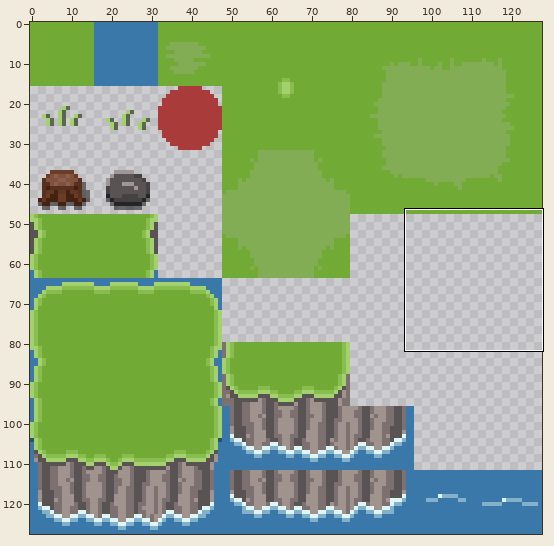
File history of a sprite sheet, Assets/Sprites/tileset.png. The first picture is a wide view before the edit; the outline marks the close-up.
Close-up. Before the edit:
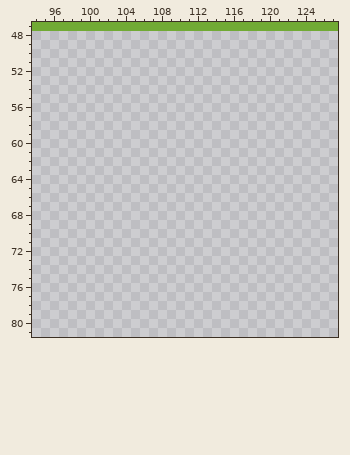
The file is 128x128 pixels. Colours within 5 levels of each other are drawn and written as one. Shown: x 94..127, y 47..81.
Once edited:
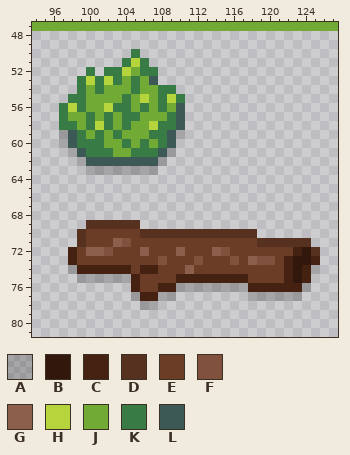
Palette (. is transparent): A #00000032  B #32170c  C #452112  D #573120  E #6b3d27  F #80513d  G #8c5e4c  H #b6d53c  J #71aa34  K #397b44  L #3c5956
Diff:
Colour A is added in row 59 at x 97 and 110; in row 60 at x 97; in row 61 at x 98 and 109; in row 62 at x 99 and 108; in row 63 at x 100 to 107; in row 74 at x 98 and 125.
Colour A is added in row 75 at x 99 to 104; in row 76 at x 110 to 117 and 124; in row 77 at x 105, 108 to 109 and 118 to 123; in row 78 at x 106 to 107.
Colour B is added in row 72 at x 124; in row 73 at x 123 to 124; in rows 74 to 75 at x 123.
Colour C is added in row 72 at x 98 and 123; in row 73 at x 98, 122 and 125; in row 74 at x 99 to 104, 106 to 107, 122 and 124; in row 75 at x 105, 110 to 117, 122 and 124; in row 76 at x 105, 108 to 109 and 118 to 123; in row 77 at x 106 to 107.
Colour D is added in row 69 at x 100 to 105; in row 70 at x 99 and 106 to 118; in row 71 at x 99 and 119 to 124; in row 72 at x 125.
Colour E is added in row 70 at x 100 to 105; in row 71 at x 100 to 102 and 105 to 118; in row 72 at x 99, 103 to 105, 107 to 109, 111 to 113 and 116 to 122; in row 73 at x 99 to 107, 109 to 111, 113 to 115, 117 and 121; in row 74 at x 105, 108 to 110 and 112 to 121; in row 75 at x 106 to 109 and 118 to 121.
Colour E is added in row 76 at x 106 to 107.
Colour F is added in row 71 at x 104; in row 72 at x 102 and 115; in row 73 at x 108, 112, 116 and 119 to 120.
Colour G is added in row 71 at x 103; in row 72 at x 100 to 101, 106, 110 and 114; in row 73 at x 118; in row 74 at x 111.
Colour H is added in row 51 at x 105; in row 52 at x 104; in row 53 at x 100 and 102; in row 55 at x 106 and 109; in row 56 at x 98 and 102; in row 58 at x 101 and 107.
Colour J is added in row 52 at x 105; in row 53 at x 104 and 106; in row 54 at x 100, 102 to 104 and 106 to 107; in row 55 at x 100 to 103, 105 and 107; in row 56 at x 100 to 101, 105, 107 and 109; in row 57 at x 98 to 99, 101, 103 and 106 to 108.
Colour J is added in row 58 at x 99, 103 and 105 to 106; in row 59 at x 100, 102 and 104 to 106; in row 60 at x 102 to 103, 105 and 107; in row 61 at x 103 to 104.
Colour K is added in row 50 at x 105; in row 51 at x 104 and 106; in row 52 at x 100, 102 to 103 and 106 to 107; in row 53 at x 99, 101, 103 and 105; in row 54 at x 99, 101, 105 and 108 to 109; in row 55 at x 98 to 99, 104, 108 and 110.
Colour K is added in row 56 at x 97, 99, 103 to 104, 106 and 108; in row 57 at x 97, 100, 102, 104 to 105 and 109; in row 58 at x 97 to 98, 100, 102, 104 and 108 to 109; in row 59 at x 99, 101, 103 and 107 to 108; in row 60 at x 99 to 101, 104, 106 and 108; in row 61 at x 100 to 102 and 105 to 107.
Colour L is added in row 53 at x 107; in rows 56 to 58 at x 110; in rows 59 to 60 at x 98 and 109; in row 61 at x 99 and 108; in row 62 at x 100 to 107.
Boxes around the changes in both close-ups, in picture pixels (x1, y1, x2, y2):
added: (59, 49, 185, 175)
added: (68, 220, 320, 310)
